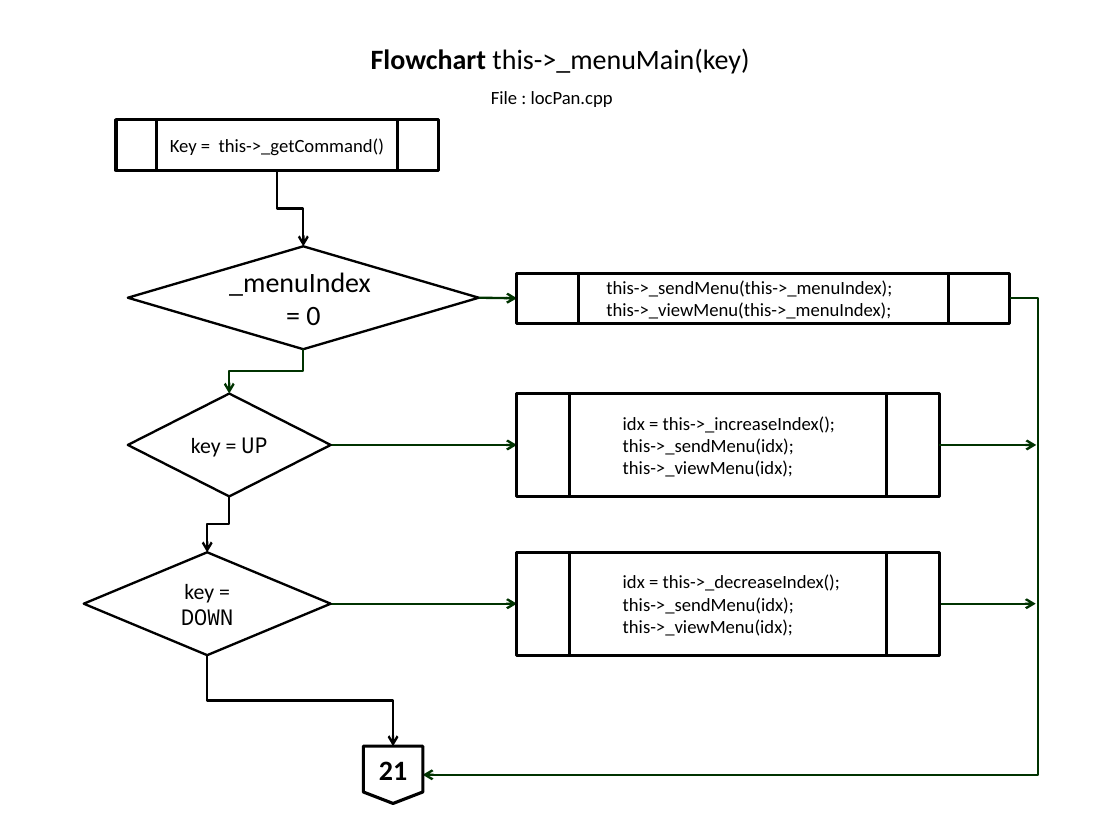
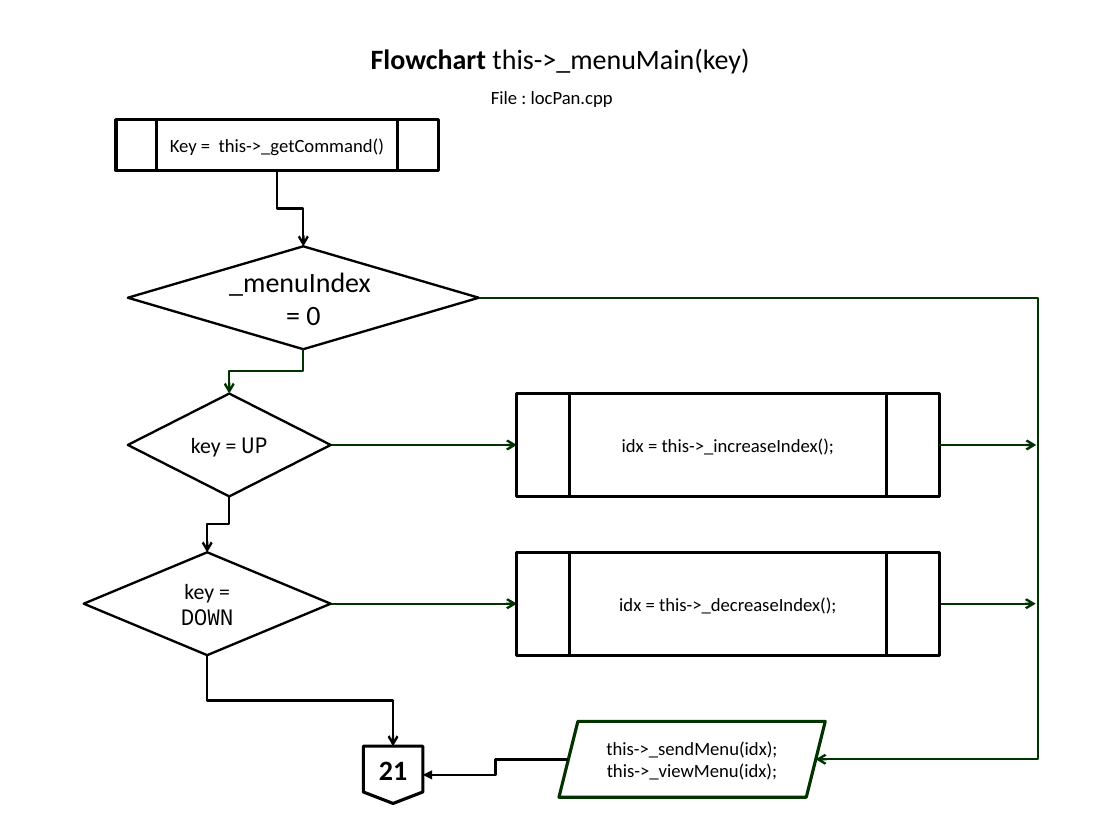
Before and after one commit to slametsampon/WFPS, a slide deck: slide 16 of resources/WFPS.pptx (slide 15 before the commit). Drawn at 1120x840 pixels with LibreOffice and Linux fonts; fonts in the diff are those of the drawing; background and template pictures are left out. Boxes give left, top, right and bottom in pixels: in the first picture for what was removed or moved away, otherwise in the second. Text is boxed around its words. In the diff, an @@ line names an element or a change of style, - is before the commit and + after.

Commit message:
update flowchart input/output

```diff
--- a/resources/WFPS.pptx
+++ b/resources/WFPS.pptx
@@ elbow arrow moved from (1010, 298) - (423, 775) to (478, 298) - (815, 759) @@
@@ arrow removed from (478, 298) to (517, 298) @@
@@ flow chart predefined process removed at box(517, 273, 1010, 323) @@
-this->_sendMenu(this->_menuIndex);
-this->_viewMenu(this->_menuIndex);
@@ flow chart predefined process "idx = this->_increaseIndex();" at box(517, 393, 940, 496): alignment left to centre @@
@@ text in flow chart predefined process at box(623, 438, 794, 477): paragraphs removed @@
-this->_sendMenu(idx);
-this->_viewMenu(idx);
@@ flow chart predefined process "idx = this->_decreaseIndex();" at box(517, 552, 940, 655): alignment left to centre @@
@@ text in flow chart predefined process at box(623, 597, 794, 636): paragraphs removed @@
-this->_sendMenu(idx);
-this->_viewMenu(idx);
@@ parallelogram added at box(559, 721, 825, 797), outline #003300 2 pt, 12 pt, text #000000 @@
+this->_sendMenu(idx);
+this->_viewMenu(idx);
@@ elbow arrow added from (569, 759) to (423, 775), #000000 1.5 pt @@
```
Also in this commit, not shown: 4 other slides changed, 1 slide added.
